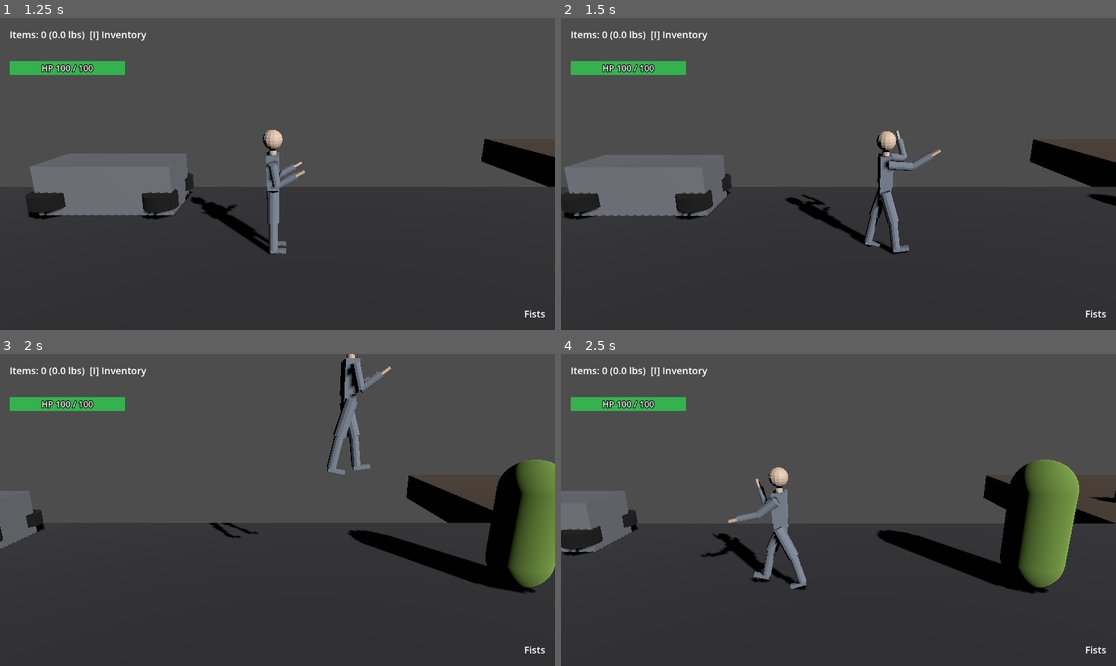
Above: before the commit, frames 1-4 (two rows, left to right).
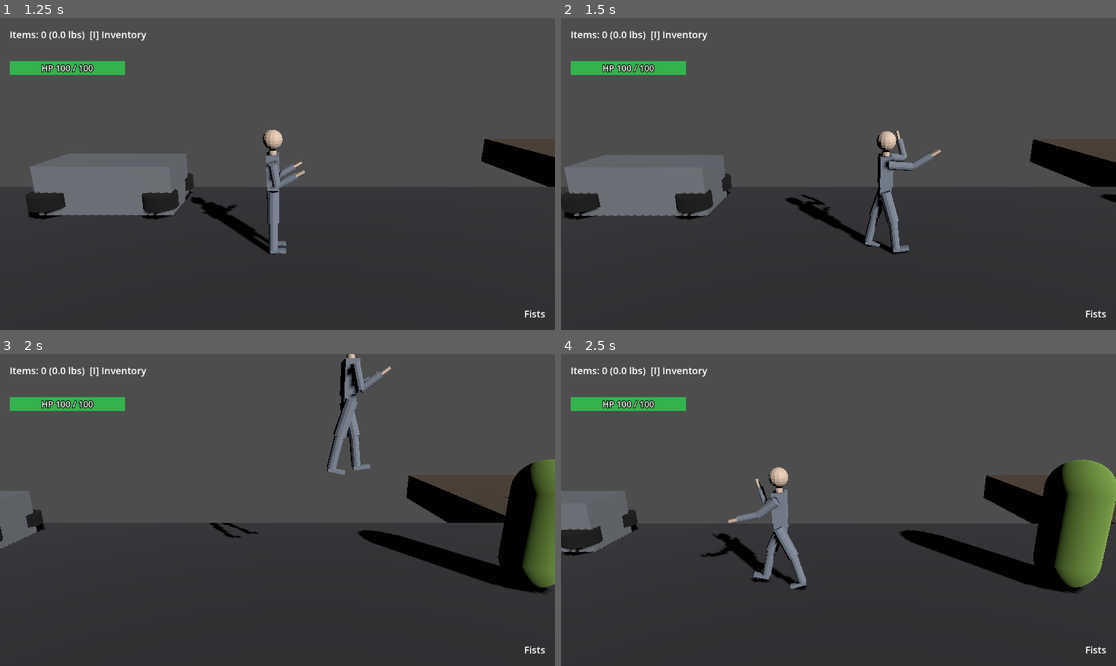
Above: after the commit, the same moments.

Repository: Natkiio/union-city-3d-remake
Game: Godot game, scene res://scenes/ui/main_menu.tscn
The game is run twice, just before and just after one commit, with the same random seed, the same clock (stepped at 60 frames per second) and the same inputs.
Inputs (mouse positions are in pixels of both pictures, inside the frame that each line leads up to):
- Up to frame 1 (1.25 s): click "Start" at 0.5 s
- Up to frame 2 (1.5 s): tap Enter at 1.25 s; move the mouse to (960, 158) at 1.27 s; press the mouse at (960, 158) at 1.28 s; hold D (move_right) from 1.28 s (still down)
- Up to frame 3 (2 s): keep holding D (move_right); tap W (jump) at 1.52 s; tap Space (shove) at 1.55 s
- Up to frame 4 (2.5 s): move the mouse to (727, 525) at 2.02 s; release D (move_right) at 2.03 s; release the mouse at (727, 525) at 2.03 s; hold A (move_left) from 2.03 s (still down); tap Space (shove) at 2.1 s; tap W (jump) at 2.27 s; click (727, 525) at 2.3 s

Frame 1 is identical in both runs. In frame 2, less than 0.1% of the frame differs, in the area x 94-100%, y 56-61%; in frame 3, 4.0%; in frame 4, 8.1%, in the area x 56-100%, y 33-77%.
Error after the commit: Parse Error: Cannot infer the type of "key" variable because the value doesn't have a set type. (res://scripts/zombie_type.gd:79)

Commit message:
Zombie type: stats formulas, enemy pool, speed conversion; Struggle and EnemyLook helpers

Diff:
--- /dev/null
+++ b/scripts/enemies/enemy_look.gd
@@ -0,0 +1,32 @@
+class_name EnemyLook
+extends RefCounted
+## Placeholder look per enemy type: capsule colour and scale. The cutout
+## workstream replaces the "Visual" node; gameplay never depends on this.
+
+const COLORS := {
+	"zombieSlow": Color(0.45, 0.6, 0.25), "zombieFast": Color(0.55, 0.65, 0.25),
+	"zombieSprint": Color(0.7, 0.6, 0.2), "zombieRiser": Color(0.35, 0.45, 0.35),
+	"zombieFat": Color(0.6, 0.55, 0.35), "zombieFatSprint": Color(0.7, 0.45, 0.3),
+	"zombieRiot": Color(0.2, 0.25, 0.4), "zombieRiotShield": Color(0.25, 0.3, 0.55),
+	"zombieRiotNoHelmet": Color(0.3, 0.35, 0.5), "zombieArmy": Color(0.3, 0.4, 0.2),
+	"zombieArmySprint": Color(0.35, 0.45, 0.15), "zombieArmyNoHelmet": Color(0.4, 0.45, 0.25),
+	"zombiePolice": Color(0.2, 0.3, 0.6), "zombieCrawl": Color(0.5, 0.4, 0.3),
+	"zombieSurvivor": Color(0.5, 0.5, 0.45), "zombieHatchet": Color(0.6, 0.25, 0.2),
+	"zombieCleaver": Color(0.65, 0.3, 0.25), "zombieHammer": Color(0.55, 0.2, 0.3),
+	"zombieHatchetSprint": Color(0.75, 0.2, 0.15), "zombieCleaverSprint": Color(0.8, 0.3, 0.2),
+	"zombieHammerSprint": Color(0.7, 0.15, 0.3), "zombieDog": Color(0.4, 0.3, 0.2),
+}
+## Visual scale (x, y, z); collision stays one shape for all kinds.
+const SCALES := {
+	"zombieFat": Vector3(1.4, 1.0, 1.4), "zombieFatSprint": Vector3(1.4, 1.0, 1.4),
+	"zombieCrawl": Vector3(1.0, 0.4, 1.0), "zombieRiser": Vector3(1.0, 0.9, 1.0),
+	"zombieDog": Vector3(0.8, 0.4, 0.8),
+}
+
+
+static func color_for(ref: String) -> Color:
+	return COLORS.get(ref, Color(0.45, 0.6, 0.25))
+
+
+static func scale_for(ref: String) -> Vector3:
+	return SCALES.get(ref, Vector3.ONE)
--- /dev/null
+++ b/scripts/enemies/struggle.gd
@@ -0,0 +1,49 @@
+class_name Struggle
+extends RefCounted
+## The key-mash minigame when a zombie grabs the player. The player script
+## feeds presses (A / D) via press(); the zombie owns the instance
+## (zombie.struggle) and reads `damage_mod` for its bites.
+
+signal escaped
+
+const PRESSES_MIN: int = 3
+const PRESSES_MAX: int = 8
+## Bites land at half damage while grabbed.
+const DAMAGE_MOD: float = 0.5
+## Distance (world units) the zombie is shoved back on escape.
+const SHOVE_DISTANCE: float = 1.0
+
+var presses_needed: int = PRESSES_MAX
+var presses: int = 0
+var active: bool = false
+
+
+## clamp(round(level * 2 - strength * 2), 3, 8)
+static func presses_for(level: int, strength: int) -> int:
+	return clampi(roundi(level * 2.0 - strength * 2.0), PRESSES_MIN, PRESSES_MAX)
+
+
+func begin(level: int, strength: int) -> void:
+	presses_needed = presses_for(level, strength)
+	presses = 0
+	active = true
+
+
+## One key press. Returns true when this press frees the player.
+func press(_side: String = "") -> bool:
+	if not active:
+		return false
+	presses += 1
+	if presses >= presses_needed:
+		active = false
+		escaped.emit()
+		return true
+	return false
+
+
+func cancel() -> void:
+	active = false
+
+
+func damage_mod() -> float:
+	return DAMAGE_MOD if active else 1.0
--- a/scripts/zombie_type.gd
+++ b/scripts/zombie_type.gd
@@ -14,6 +14,17 @@
 ## so this is the remake's own; kinds not listed are "steady".
 const MOVEMENT := {"zombieSlow": "limp"}
 
+## Original pixels per remake world unit. Every px distance from the original
+## (sight, sense, attack, grab range) goes through this one constant.
+const PX_PER_UNIT: float = 100.0
+## The remake's basic-zombie chase speed in units/s, matching original chaseSpeed 1.5.
+const BASE_CHASE_SPEED: float = 2.2
+## Fast kinds (sprinters 10-12, dog 15) would be 15-24 u/s; cap them just above
+## the player's speed (6) so they are scary but dodgeable.
+const MAX_CHASE_SPEED: float = 7.0
+const ZOMBIE_BASE_HEALTH: float = 9.0
+const ZOMBIE_BASE_DAMAGE: float = 7.0
+
 static var _table: Dictionary = {}
 
 var ref: String = ""
@@ -28,6 +39,16 @@
 ## it 4 levels earlier, see docs/ORIGINAL_ANALYSIS.md section 5).
 var level: int = 1
 var walk_anim: String = "walk"
+var chase_speed: float = 1.5
+var start_state: String = "wander"
+## Lying-down start pose: "deadBack" (riser), "deadFront" (crawler) or "".
+var start_pos: String = ""
+var attack_range_px: float = 0.0 # 0 = random(30) + 45 per attack
+var no_grab: bool = false
+var armor: Dictionary = {} # zone -> damage multiplier (only zones in the data)
+var has_level: bool = true
+var health_bonus: float = 1.0
+var damage_bonus: float = 1.0
 
 static func from_ref(zombie_ref: String) -> ZombieType:
 	var table := _load_table()
@@ -45,6 +66,19 @@
 	t.threat = float(d.get("threat", 0.0))
 	t.level = int(d.get("level", 1))
 	t.walk_anim = d.get("walkAnim", "walk")
+	t.chase_speed = float(d.get("chaseSpeed", 1.5))
+	t.start_state = d.get("startState", "wander")
+	var sp: String = d.get("startPos", "")
+	t.start_pos = sp if sp.begins_with("dead") else ""
+	t.attack_range_px = float(d.get("attackRange", 0.0))
+	t.no_grab = bool(d.get("noGrab", false))
+	t.has_level = d.has("level")
+	t.health_bonus = float(d.get("healthBonus", 1.0))
+	t.damage_bonus = float(d.get("damageBonus", 1.0))
+	for zone in ["head", "chest", "belly", "legs"]:
+		var key := "armor" + zone.capitalize()
+		if d.has(key):
+			t.armor[zone] = float(d[key])
 	return t
 
 static func _load_table() -> Dictionary:
@@ -60,3 +94,42 @@
 	else:
 		push_error("ZombieType: %s is not a JSON object" % DATA_PATH)
 	return _table
+
+
+## Chase speed in units/s: baseline 2.2 at original speed 1.5, capped.
+func chase_speed_units() -> float:
+	return minf(BASE_CHASE_SPEED * chase_speed / 1.5, MAX_CHASE_SPEED)
+
+
+## round((9 + danger) * healthBonus)
+func health_for(danger: int) -> int:
+	return roundi((ZOMBIE_BASE_HEALTH + danger) * health_bonus)
+
+
+## round(7 * ceil(danger / 10)) * damageBonus. Danger 0 is treated as 1.
+func damage_for(danger: int) -> float:
+	return roundf(ZOMBIE_BASE_DAMAGE * ceilf(maxf(danger, 1) / 10.0)) * damage_bonus
+
+
+## round((round(danger * 5) + 5) * xpBonus)
+func xp_for(danger: int) -> int:
+	return roundi((roundi(danger * 5.0) + 5) * xp_bonus)
+
+
+## Every enemy that may spawn at `danger`: level < danger + 4. Kinds with no
+## level in the table (zombieSurvivor, story only) never match, like AS2's
+## undefined < n.
+static func pool_for(danger: int) -> Array[String]:
+	var out: Array[String] = []
+	var table := _load_table()
+	for ref in table:
+		if table[ref].has("level") and int(table[ref]["level"]) < danger + 4:
+			out.append(ref)
+	return out
+
+
+static func all_refs() -> Array[String]:
+	var out: Array[String] = []
+	for ref in _load_table():
+		out.append(ref)
+	return out
